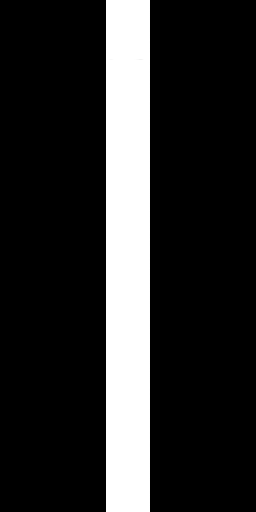
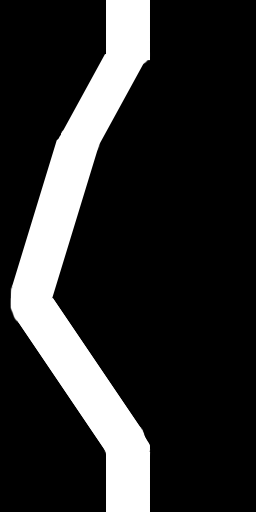
Layers edited between the first and the second 256 x 512 image:
added layer "pbstacle6" above "obstacle5" over left=10, top=53, right=151, bottom=456
renamed "Obstracle1" to "Obstacle1", hid it over left=106, top=60, right=150, bottom=452
